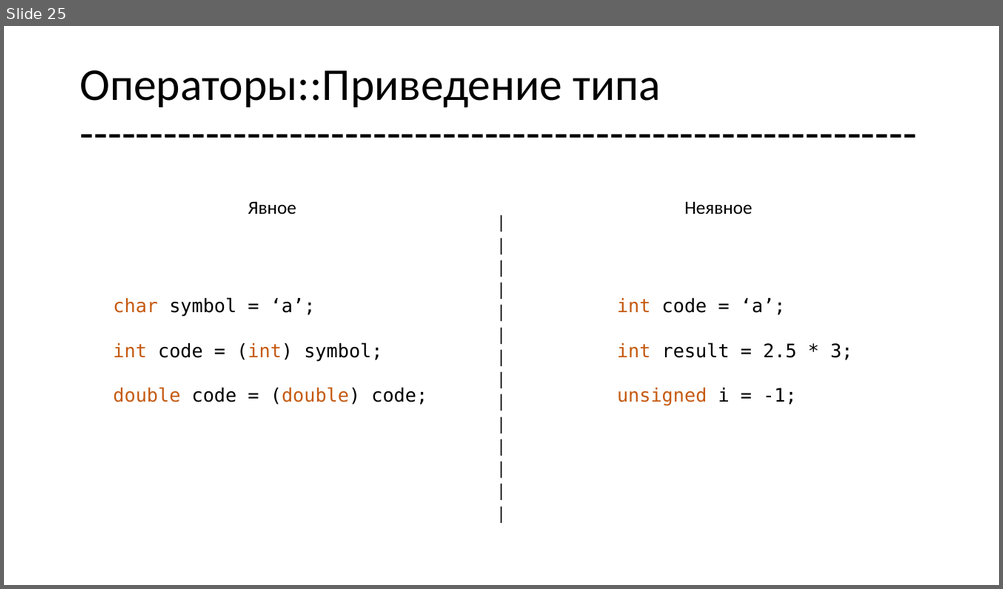
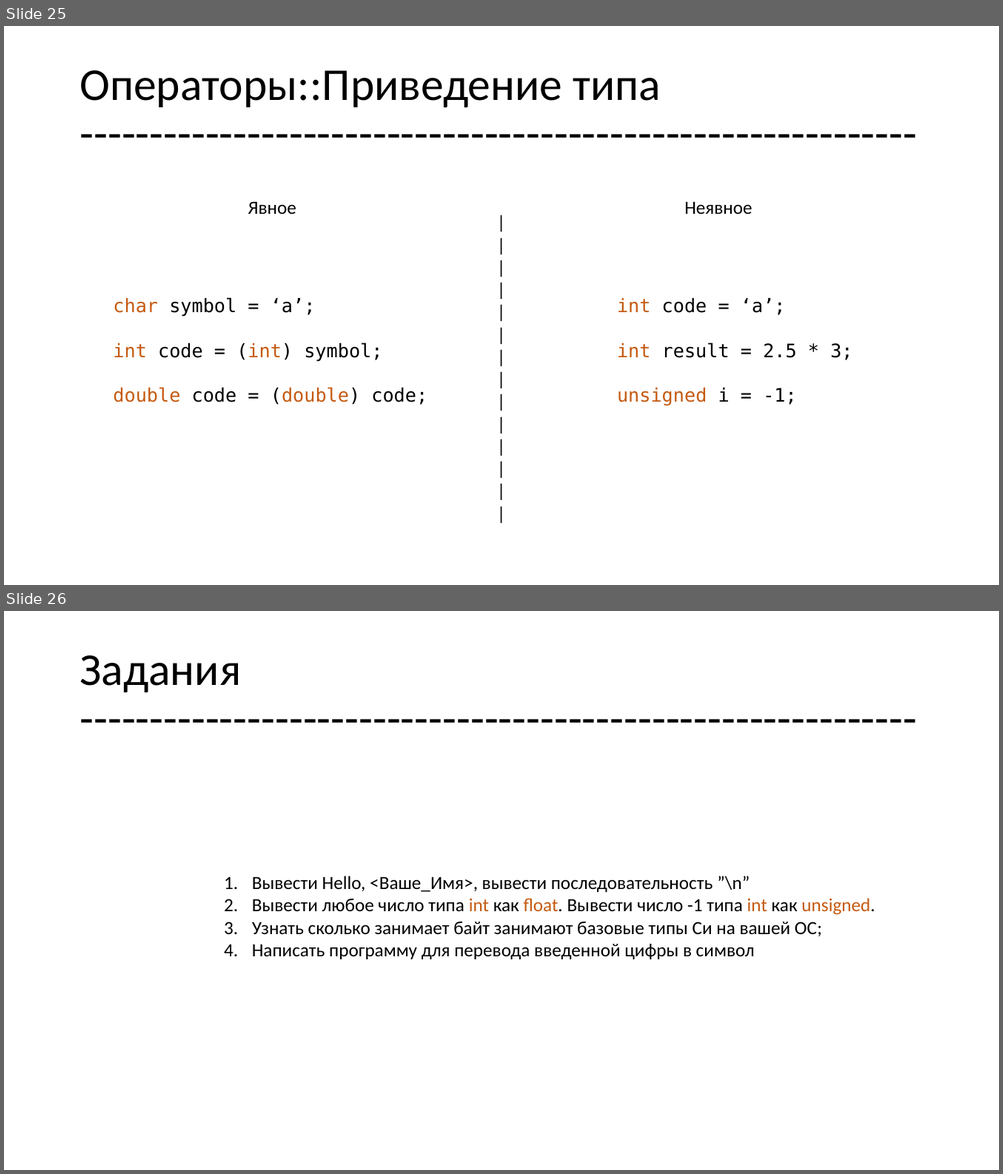
Before and after one commit to geeknik96/CLec, a slide deck: lec1/lec1.pptx. Shown one above the other, each under a label of ours: slide 25 before the commit, slides 25 and 26 after it. The pictures are 1003x589 and 1003x1174 pixels, drawn with LibreOffice and Linux fonts; fonts in the diff are those of the drawing. Boxes give left, top, right and bottom in pixels: in the first picture for what was removed or moved away, otherwise in the second. Text is boxed around its words. In the diff, an @@ line names an element or a change of style, - is before the commit and + after.

```diff
--- a/lec1/lec1.pptx
+++ b/lec1/lec1.pptx
@@ slide 26 added at [4, 611, 999, 1170], background #FFFFFF @@
@@ title added at [79, 655, 241, 692], 44 pt, text #000000 @@
+Задания
+------------------------------------------------------------
@@ text added at [252, 876, 874, 960], 18 pt, text #000000 @@
+1. Вывести Hello, <Ваше_Имя>, вывести последовательность ”\n”
+2. Вывести любое число типа int как float. Вывести число -1 типа int как unsigned.
+3. Узнать сколько занимает байт занимают базовые типы Си на вашей ОС;
+4. Написать программу для перевода введенной цифры в символ
```
Also in this commit, not shown: 1 slide changed, 5 other files.
